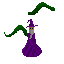
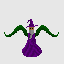
Before/after of a 64px x 64px layered artwork. What changed in the layer stack:
painted on "Маг" over [18,2,59,57]
painted on "Фон" over [0,0,64,64]
